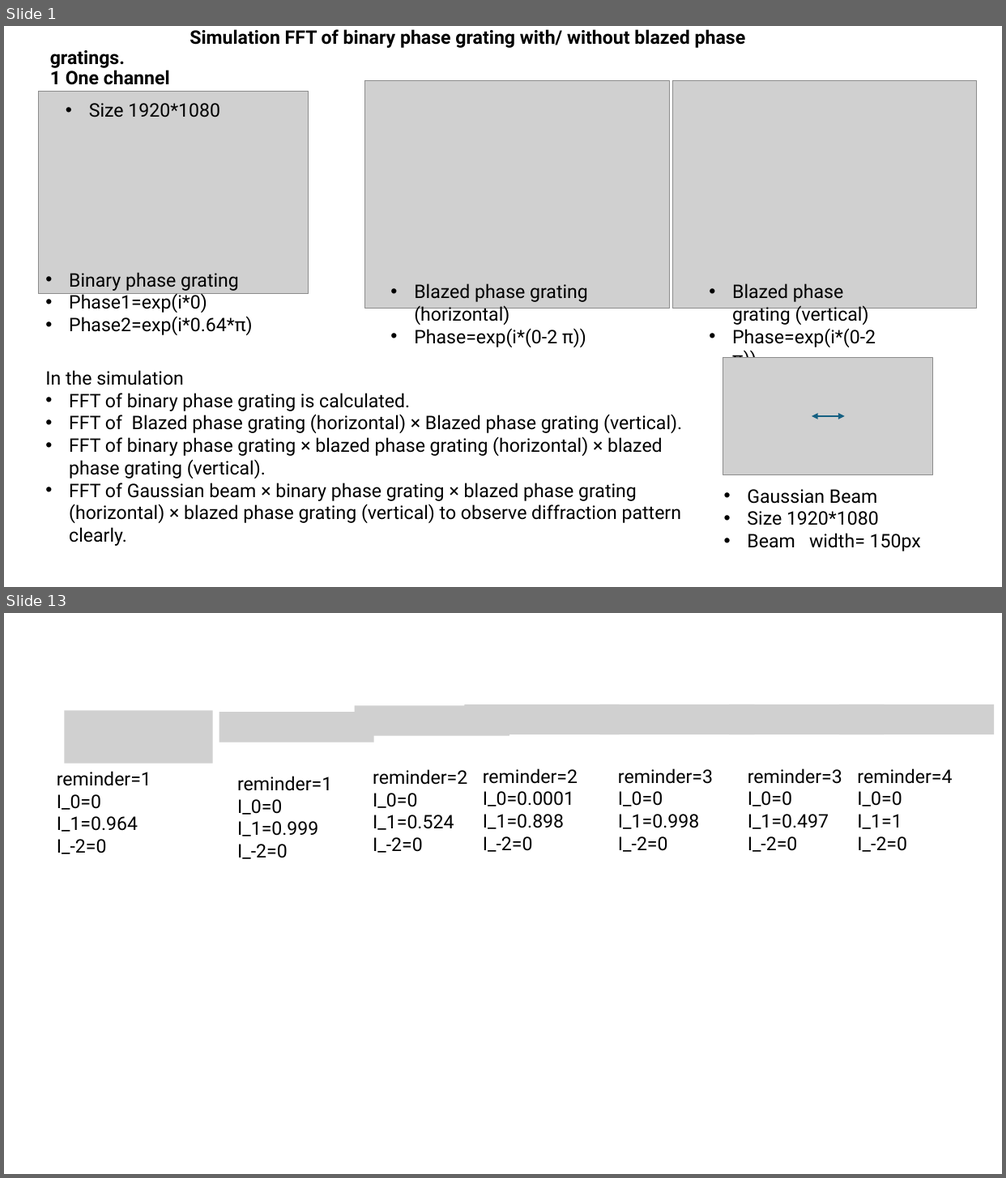
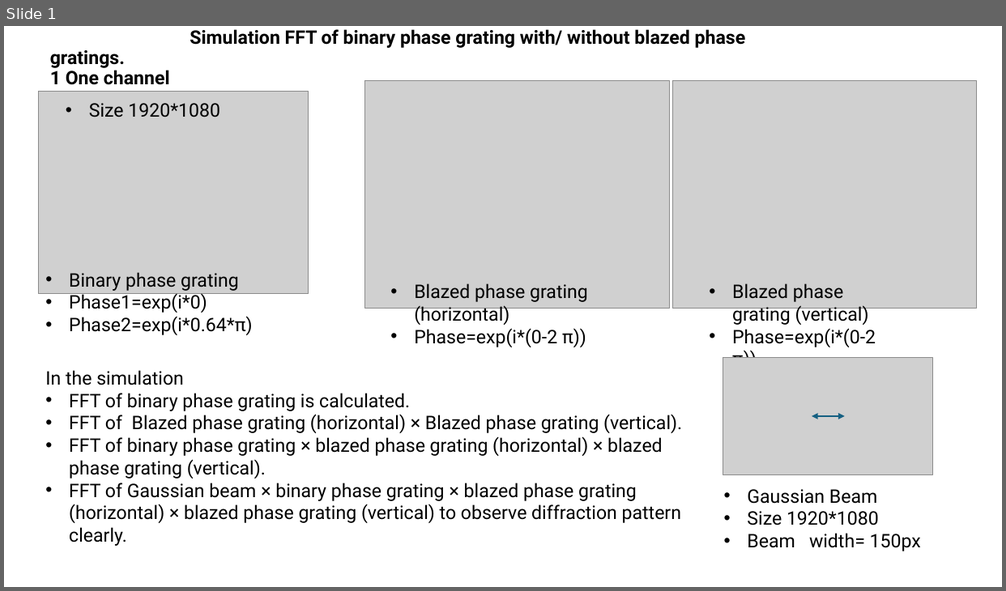
Before and after one commit to SSSSSGGGGGG/Computer-Generate-Hologram, a slide deck: Simulation of phase gratings_not 2pi.pptx. Shown one above the other, each under a label of ours: slides 1 and 13 before the commit, slide 1 after it; the slides between them are not shown. The pictures are 1006x1178 and 1006x591 pixels, drawn with LibreOffice and Linux fonts; fonts in the diff are those of the drawing; grey boxes stand for pictures. Boxes give left, top, right and bottom in pixels: in the first picture for what was removed or moved away, otherwise in the second. Text is boxed around its words. In the diff, an @@ line names an element or a change of style, - is before the commit and + after.

```diff
--- a/Simulation of phase gratings_not 2pi.pptx
+++ b/Simulation of phase gratings_not 2pi.pptx
@@ slide 13 removed at (4,613,1002,1174), background #FFFFFF @@
@@ picture removed at (355,706,509,736) @@
@@ picture removed at (464,705,620,735) @@
@@ picture removed at (600,705,755,735) @@
@@ picture removed at (730,705,884,735) @@
@@ picture removed at (839,705,995,735) @@
@@ picture removed at (65,710,213,764) @@
@@ picture removed at (219,712,374,742) @@
@@ text removed at (57,771,151,854) @@
-reminder=1
-I_0=0
-I_1=0.964
-I_-2=0
@@ text removed at (237,776,332,859) @@
-reminder=1
-I_0=0
-I_1=0.999
-I_-2=0
@@ text removed at (373,769,467,853) @@
-reminder=2
-I_0=0
-I_1=0.524
-I_-2=0
@@ text removed at (483,769,577,852) @@
-reminder=2
-I_0=0.0001
-I_1=0.898
-I_-2=0
@@ text removed at (618,769,713,852) @@
-reminder=3
-I_0=0
-I_1=0.998
-I_-2=0
@@ text removed at (748,769,842,852) @@
-reminder=3
-I_0=0
-I_1=0.497
-I_-2=0
@@ text removed at (857,769,952,852) @@
-reminder=4
-I_0=0
-I_1=1
-I_-2=0
```
Also in this commit, not shown: 7 slides changed, 1 slide added, 4 other slides removed, 8 other files.
